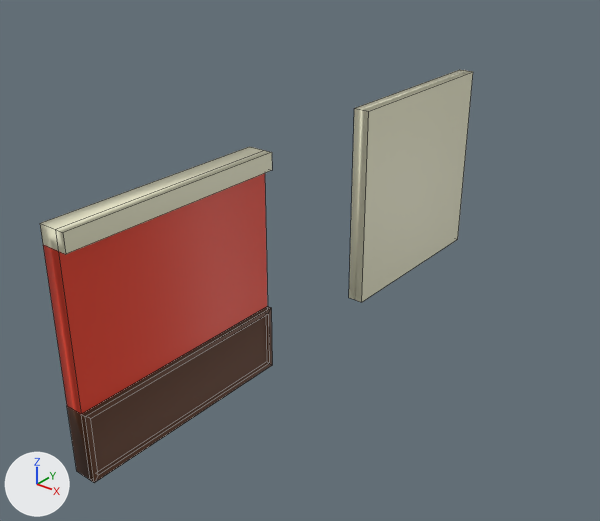
An edit to the Blender file recursos/pared nueva lobby.blend, drawn before and after from the same camera.
Camera for both pictures: a camera (50 mm lens) standing at (4.26, -3.78, 4.1) and looking at (-0.45, 2.11, 0.45). The lights are fixed; the arrows at lower left show +X, +Y and +Z. The older version comes first. Mesh edges are drawn as thin lines.

The older version as bpy lines, for what is in view:
```python
me_cube_001 = bpy.data.meshes.new('Cube.001')
me_cube_001.from_pydata(...)  # 32 vertices, 30 faces; spans x 0.0..2.95, y 0.0..2.0, z 0.0..2.0
# faces by material slot: [4, 9, 17]
me_cube_001.materials.append(mat_material_001)  # red #e7442d
me_cube_001.materials.append(mat_material_002)  # pale yellow #e7e5c7
me_cube_001.materials.append(mat_material_003)  # brown #5c341b
me_cube_002 = bpy.data.meshes.new('Cube.002')
me_cube_002.from_pydata(...)  # a box spanning x 0.0..2.0, y 0.0..2.0, z 0.0..2.0
me_cube_002.materials.append(mat_material_002)  # pale yellow #e7e5c7
ob_pared_nueva_lobby = bpy.data.objects.new('pared nueva lobby', me_cube_001)
ob_pared_nueva_lobby.location = (-0.08, -1.0, 0.0)
ob_pared_nueva_lobby.scale = (0.08, 1.0, 1.0)
ob_pared_sol = bpy.data.objects.new('pared_sol', me_cube_002)
ob_pared_sol.location = (-0.08, 2.46, 0.0)
ob_pared_sol.scale = (0.08, 1.0, 1.0)
```
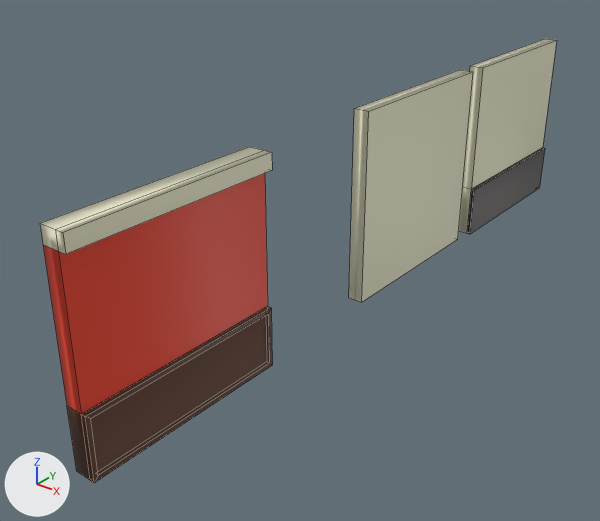
Pixel boxes (x1, y1, x2, y2) of what changed, in the pictures (600 x 521 px):
'pared_sol.001', added: after (459, 38, 557, 234)
    faces in mat_material_002 (pale yellow #e7e5c7): (459, 38, 557, 233)
    faces in mat_material (dark grey #322c29): (467, 148, 545, 234)

Edits to the bpy script that builds the scene:
```text
Add mat_material:
    mat_material = principled_material('Material')
    mat_material.base_color = (0.0319, 0.0249, 0.0218)  # dark grey #322c29
Add me_cube_003:
    me_cube_003.from_pydata([(0.0, 0.0, 0.0), (0.0, 0.0, 2.0), (0.0, 2.0, 0.0), (0.0, 2.0, 2.0), (2.0, 0.0, 0.0), (2.0, 0.0, 2.0), (2.0, 2.0, 0.0), (2.0, 2.0, 2.0), (0.0, 2.0, 0.57), (2.0, 2.0, 0.57), (2.0, 0.0, 0.57), (0.0, 0.0, 0.57), (2.47, 0.0, 0.0), (2.47, 2.0, 0.0), (2.47, 2.0, 0.57), (2.47, 0.0, 0.57)], [], [(11, 1, 3, 8), (10, 4, 12, 15), (2, 6, 4, 0), (7, 3, 1, 5), (8, 3, 7, 9), (10, 5, 1, 11), (4, 10, 11, 0), (2, 8, 9, 6), (5, 10, 9, 7), (0, 11, 8, 2), (15, 12, 13, 14), (4, 6, 13, 12), (6, 9, 14, 13), (9, 10, 15, 14)])
    for i in [1, *range(10, 14)]: me_cube_003.polygons[i].material_index = 1
    me_cube_003.materials.append(mat_material_002)  # pale yellow #e7e5c7
    me_cube_003.materials.append(mat_material)  # dark grey #322c29
Add ob_pared_sol_001:
    ob_pared_sol_001 = bpy.data.objects.new('pared_sol.001', me_cube_003)
    ob_pared_sol_001.location = (-0.08, 4.69, 0.0)
    ob_pared_sol_001.scale = (0.08, 1.0, 1.0)
```
